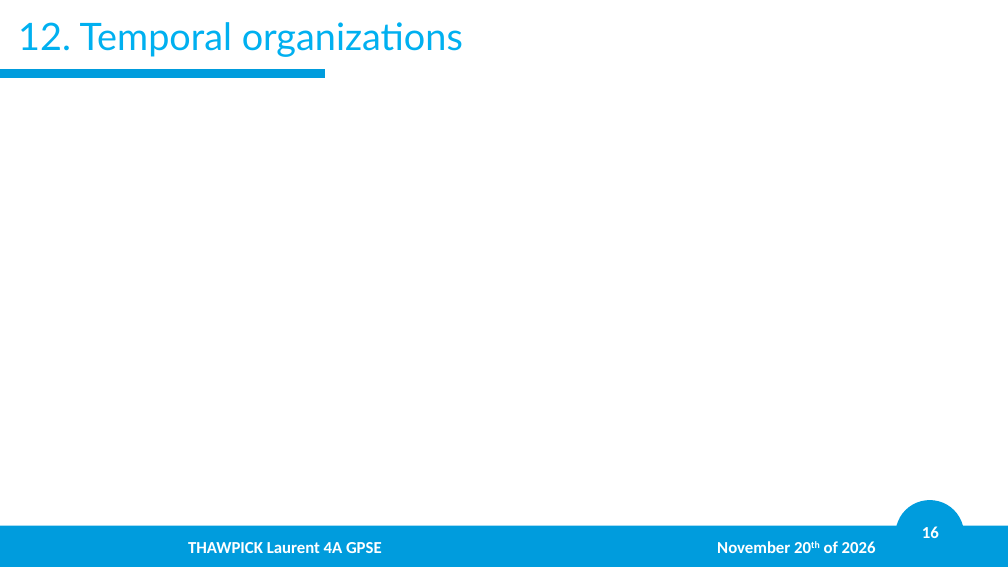
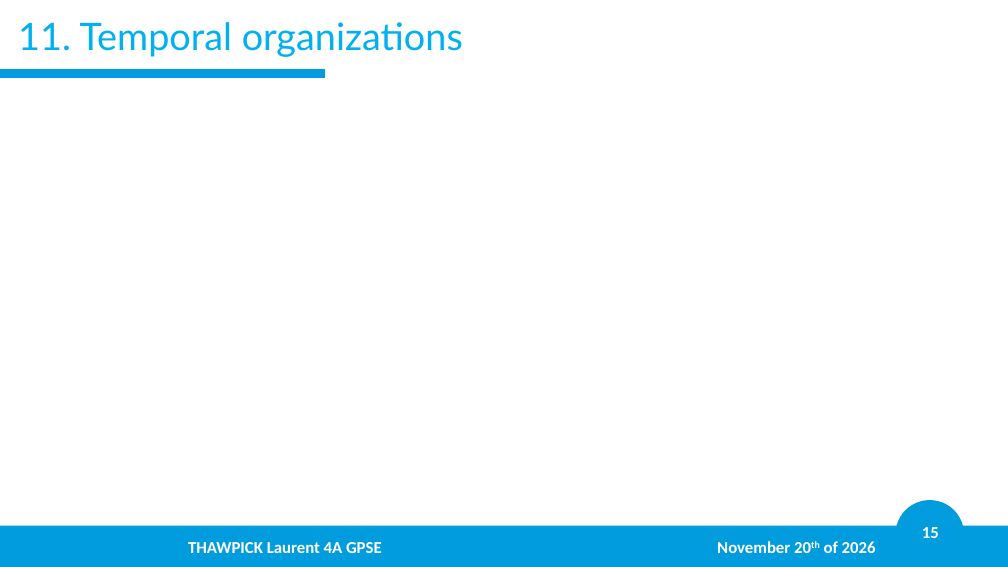
Before and after one commit to LaurentThaw/plasma-tubing, a slide deck: slide 15 of PDR for 20.11.26/PDR.pptx (slide 16 before the commit). Drawn at 1008x567 pixels with LibreOffice and Linux fonts; fonts in the diff are those of the drawing; background and template pictures are left out. Boxes give left, top, right and bottom in pixels: in the first picture for what was removed or moved away, otherwise in the second. Text is boxed around its words. In the diff, an @@ line names an element or a change of style, - is before the commit and + after.

```diff
--- a/PDR for 20.11.26/PDR.pptx
+++ b/PDR for 20.11.26/PDR.pptx
@@ title at (x1=18, y1=22, x2=463, y2=57): text changed @@
-12. Temporal organizations
+11. Temporal organizations
@@ page number at (x1=922, y1=527, x2=939, y2=538): text changed @@
-16
+15
```
Also in this commit, not shown: 11 other slides changed.
